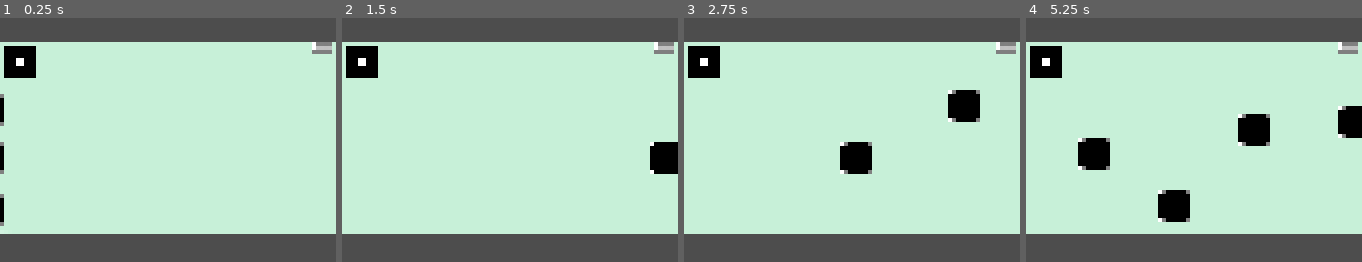
Above: before the commit, frames 1-4 (left to right).
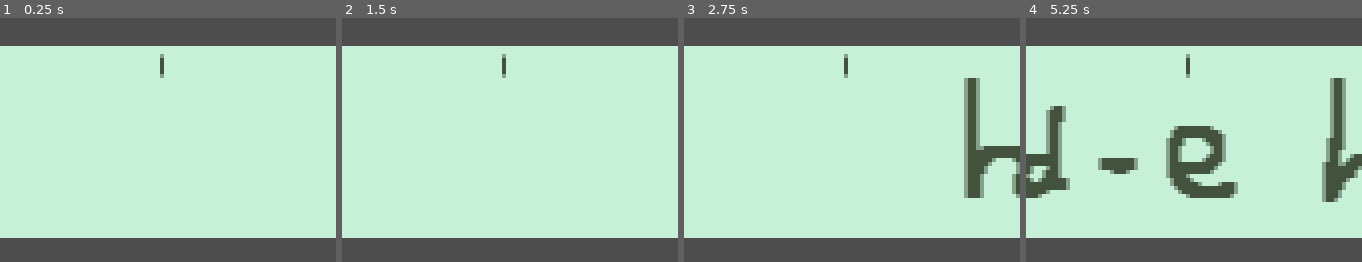
Above: after the commit, the same moments.

Repository: TakacsArtur/CinoRitmo
Game: Godot game, scene res://01/01_01.tscn
Two runs of this game, one before a commit and one after it. Both use one fixed random seed, a clock stepped at 60 frames per second and the inputs below.
Inputs:
- Up to frame 1 (0.25 s): no input
- Up to frame 2 (1.5 s): tap Enter at 1.25 s
- Up to frame 3 (2.75 s): no input
- Up to frame 4 (5.25 s): no input

The runs differ from the first frame. In frame 1, 5.3% of the frame differs, in the area x 0-100%, y 9-91%; in frame 2, 5.9%; in frame 3, 10%; in frame 4, 19%.

Commit message:
Created an animated beatmarker

Diff:
--- a/cinoritmo/01/01_01.tscn
+++ b/cinoritmo/01/01_01.tscn
@@ -1,10 +1,26 @@
-[gd_scene load_steps=6 format=3 uid="uid://ttqelvba0dsy"]
+[gd_scene load_steps=9 format=3 uid="uid://ttqelvba0dsy"]
 
 [ext_resource type="Texture2D" uid="uid://damkd2c0gvcye" path="res://Assets/Jpegs/General/background.png" id="1_1odnx"]
 [ext_resource type="Script" path="res://01/player_contrrol.gd" id="2_nd7de"]
-[ext_resource type="Texture2D" uid="uid://ktxirxuau4ep" path="res://Assets/Jpegs/General/Player.png" id="2_xp405"]
 [ext_resource type="Texture2D" uid="uid://cg8kn1e72t4m0" path="res://Assets/Jpegs/General/note_1.png" id="3_ncnj2"]
+[ext_resource type="Texture2D" uid="uid://bbvbsdgy26ek4" path="res://Assets/Jpegs/Beatmarker/beatmarker.png" id="4_2mq13"]
+[ext_resource type="Texture2D" uid="uid://d4khrceasx376" path="res://Assets/Jpegs/Beatmarker/beatmarker_2.png" id="5_anyw3"]
 [ext_resource type="Texture2D" uid="uid://bn3d752gn4knv" path="res://Assets/Jpegs/General/temp.png" id="5_v23ih"]
+[ext_resource type="Texture2D" uid="uid://c6o5jjpvcqfly" path="res://Assets/Jpegs/General/temp_holdover.png" id="6_rjx1h"]
+
+[sub_resource type="SpriteFrames" id="SpriteFrames_xh6vn"]
+animations = [{
+"frames": [{
+"duration": 1.0,
+"texture": ExtResource("5_anyw3")
+}, {
+"duration": 1.0,
+"texture": ExtResource("4_2mq13")
+}],
+"loop": true,
+"name": &"default",
+"speed": 5.0
+}]
 
 [node name="Node2D" type="Node2D"]
 
@@ -13,13 +29,18 @@
 scale = Vector2(7.85714, 1)
 texture = ExtResource("1_1odnx")
 
+[node name="Background2" type="Sprite2D" parent="."]
+position = Vector2(-1158, 25)
+scale = Vector2(3.7381, 1)
+texture = ExtResource("1_1odnx")
+
+[node name="TempHoldover" type="Sprite2D" parent="."]
+position = Vector2(-501, 25)
+texture = ExtResource("6_rjx1h")
+
 [node name="CharacterBody2D" type="CharacterBody2D" parent="."]
+position = Vector2(-1082, 7)
 script = ExtResource("2_nd7de")
-
-[node name="Sprite2D" type="Sprite2D" parent="CharacterBody2D"]
-texture_filter = 2
-position = Vector2(5, 5)
-texture = ExtResource("2_xp405")
 
 [node name="Temp" type="Sprite2D" parent="CharacterBody2D"]
 texture_filter = 2
@@ -27,52 +48,22 @@
 texture = ExtResource("5_v23ih")
 
 [node name="Camera2D" type="Camera2D" parent="CharacterBody2D"]
-position = Vector2(42, 24)
+position = Vector2(-191, 17)
 
-[node name="Note5" type="Sprite2D" parent="."]
-position = Vector2(126, 29)
-texture = ExtResource("3_ncnj2")
-
-[node name="Note1" type="Sprite2D" parent="."]
-position = Vector2(5, 17)
-texture = ExtResource("3_ncnj2")
-
-[node name="Note2" type="Sprite2D" parent="."]
-position = Vector2(153, 16)
-texture = ExtResource("3_ncnj2")
-
-[node name="Note2" type="Sprite2D" parent="Note2"]
-position = Vector2(22, 12)
-texture = ExtResource("3_ncnj2")
-
-[node name="Note2" type="Sprite2D" parent="Note2/Note2"]
-position = Vector2(20, 13)
-texture = ExtResource("3_ncnj2")
-
-[node name="Note2" type="Sprite2D" parent="Note2/Note2/Note2"]
-position = Vector2(20, -19)
-texture = ExtResource("3_ncnj2")
-
-[node name="Note2" type="Sprite2D" parent="Note2/Note2/Note2/Note2"]
-position = Vector2(25, -2)
-texture = ExtResource("3_ncnj2")
-
-[node name="Note2" type="Sprite2D" parent="Note2/Note2/Note2/Note2/Note2"]
-position = Vector2(16, 14)
-texture = ExtResource("3_ncnj2")
-
-[node name="Note2" type="Sprite2D" parent="Note2/Note2/Note2/Note2/Note2/Note2"]
-position = Vector2(24, -1)
-texture = ExtResource("3_ncnj2")
-
-[node name="Note2" type="Sprite2D" parent="Note2/Note2/Note2/Note2/Note2/Note2/Note2"]
-position = Vector2(24, -14)
-texture = ExtResource("3_ncnj2")
+[node name="AnimatedSprite2D" type="AnimatedSprite2D" parent="CharacterBody2D"]
+position = Vector2(-192.25, -1)
+scale = Vector2(1.50002, 1.25)
+sprite_frames = SubResource("SpriteFrames_xh6vn")
+frame_progress = 0.320846
 
 [node name="Note4" type="Sprite2D" parent="."]
-position = Vector2(5, 42)
+position = Vector2(-148, 44)
 texture = ExtResource("3_ncnj2")
 
 [node name="Note3" type="Sprite2D" parent="."]
-position = Vector2(5, 29)
+position = Vector2(-148, 32)
 texture = ExtResource("3_ncnj2")
+
+[node name="Note3" type="Sprite2D" parent="Note3"]
+position = Vector2(0, -12)
+texture = ExtResource("3_ncnj2")
--- a/cinoritmo/01/player_contrrol.gd
+++ b/cinoritmo/01/player_contrrol.gd
@@ -2,5 +2,5 @@
 
 func _physics_process(delta: float) -> void:
 	#going right 'ere
-	velocity.x = 30
+	velocity.x = 90
 	move_and_slide()
Binary file added: cinoritmo/Assets/Jpegs/Beatmarker/beatmarker.png
Not shown, added: cinoritmo/Assets/Jpegs/Beatmarker/beatmarker.png.import
Binary file added: cinoritmo/Assets/Jpegs/Beatmarker/beatmarker_2.png
Not shown, added: cinoritmo/Assets/Jpegs/Beatmarker/beatmarker_2.png.import
Binary file added: cinoritmo/Assets/Jpegs/General/temp_holdover.png
Not shown, added: cinoritmo/Assets/Jpegs/General/temp_holdover.png.import
Not shown, added: cinoritmo/Builds/proof_of_concept/index.apple-touch-icon.png.import
Not shown, added: cinoritmo/Builds/proof_of_concept/index.icon.png.import
Not shown, added: cinoritmo/Builds/proof_of_concept/index.png.import
Binary file added: cinoritmo/temp_holdover.png
Not shown, added: cinoritmo/temp_holdover.png.import
